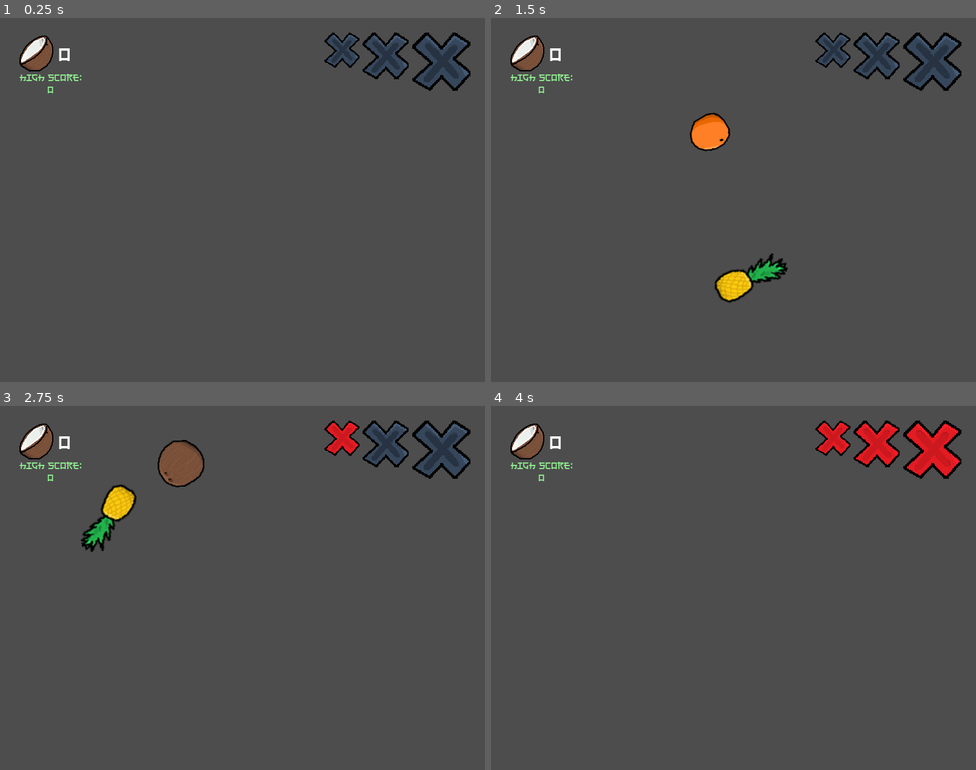
Above: before the commit, frames 1-4 (two rows, left to right).
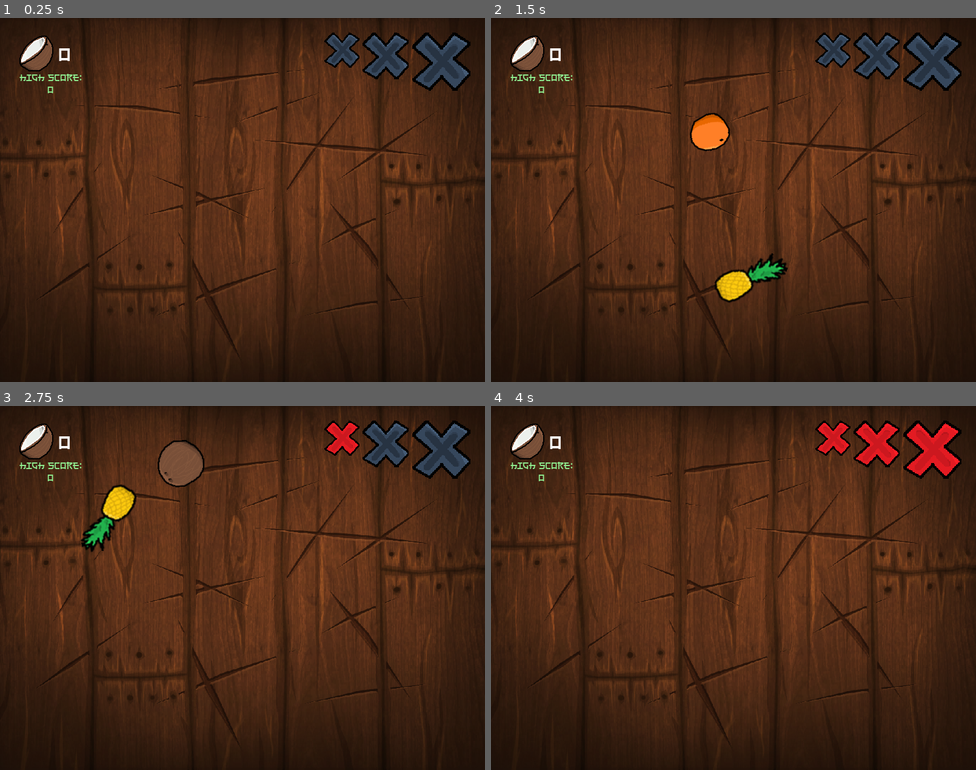
Above: after the commit, the same moments.

Repository: leafcabral/leafs-arcade
Game: Godot game, scene res://main/game_root.tscn
Two runs of this game, one before a commit and one after it. Both use one fixed random seed, a clock stepped at 60 frames per second and the inputs below.
Inputs (mouse positions are in pixels of both pictures, inside the frame that each line leads up to):
- Up to frame 1 (0.25 s): no input
- Up to frame 2 (1.5 s): move the mouse to (840, 181) at 0.52 s; move the mouse to (636, 218) at 1.27 s
- Up to frame 3 (2.75 s): move the mouse to (291, 507) at 2.02 s
- Up to frame 4 (4 s): move the mouse to (709, 660) at 2.77 s; move the mouse to (879, 642) at 3.52 s

The runs differ from the first frame. In frame 1, 97% of the frame differs, in the area x 0-100%, y 0-100%; in frame 2, 95%; in frame 3, 95%; in frame 4, 97%.

Commit message:
feat(fruit_ninja): add background

Diff:
--- a/4-fruit-ninja/main/game_root.tscn
+++ b/4-fruit-ninja/main/game_root.tscn
@@ -1,5 +1,6 @@
-[gd_scene load_steps=15 format=3 uid="uid://ckefh8ijiavng"]
+[gd_scene load_steps=16 format=3 uid="uid://ckefh8ijiavng"]
 
+[ext_resource type="Texture2D" uid="uid://tcnyxsjtxkp7" path="res://main/hud/background.png" id="1_m7g0w"]
 [ext_resource type="PackedScene" uid="uid://b3vlxe62crhsp" path="res://entities/player/player.tscn" id="1_oc7al"]
 [ext_resource type="Script" uid="uid://c7uw7yawvgcly" path="res://main/game_world.gd" id="1_sd42p"]
 [ext_resource type="Script" uid="uid://308svwjg04wa" path="res://entities/fruit/fruit_manager.gd" id="2_mf5tn"]
@@ -21,6 +22,17 @@
 point_count = 2
 
 [node name="GameRoot" type="Node2D"]
+
+[node name="Background" type="CanvasLayer" parent="."]
+layer = -1
+
+[node name="Sprite2D" type="Sprite2D" parent="Background"]
+texture_filter = 1
+position = Vector2(400.00003, 300.00003)
+scale = Vector2(0.78125006, 0.78125006)
+texture = ExtResource("1_m7g0w")
+region_enabled = true
+region_rect = Rect2(0, 512, 1024, 768)
 
 [node name="GameWorld" type="Node" parent="."]
 script = ExtResource("1_sd42p")
Binary file added: 4-fruit-ninja/main/hud/background.png
Not shown, added: 4-fruit-ninja/main/hud/background.png.import
